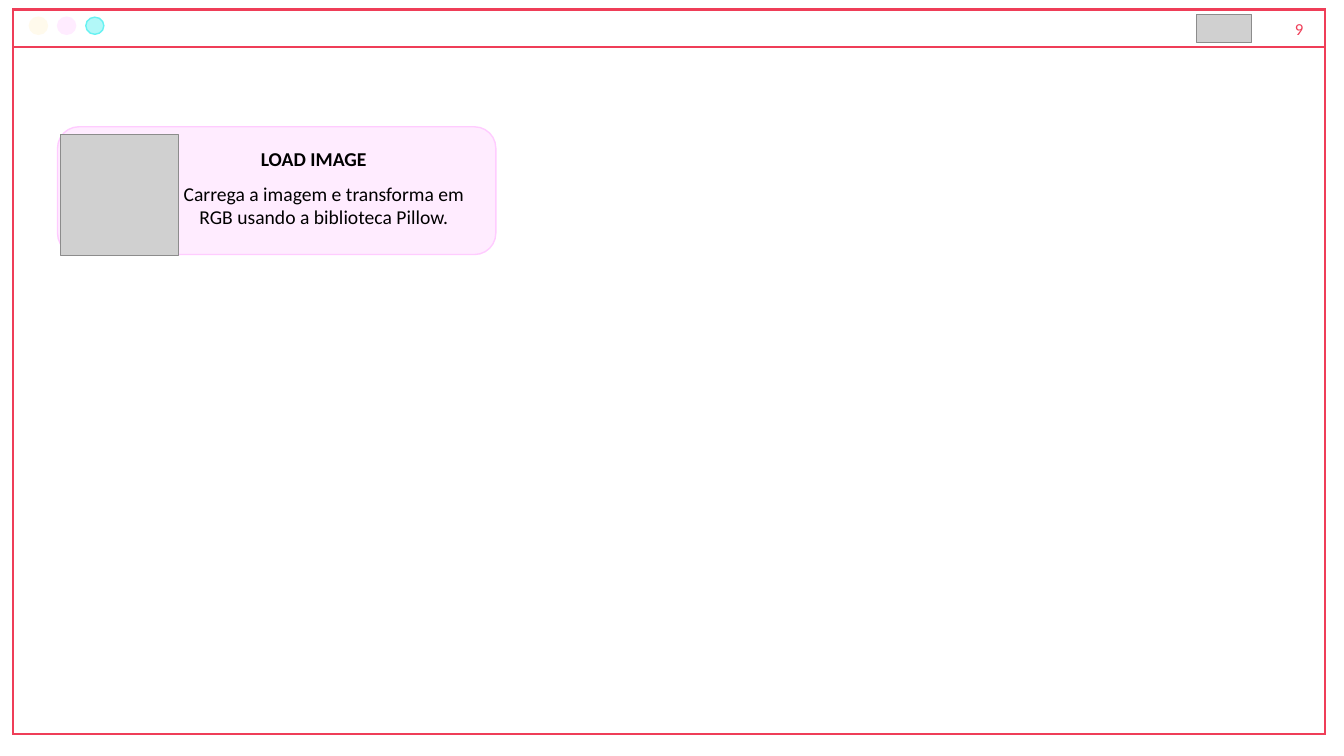
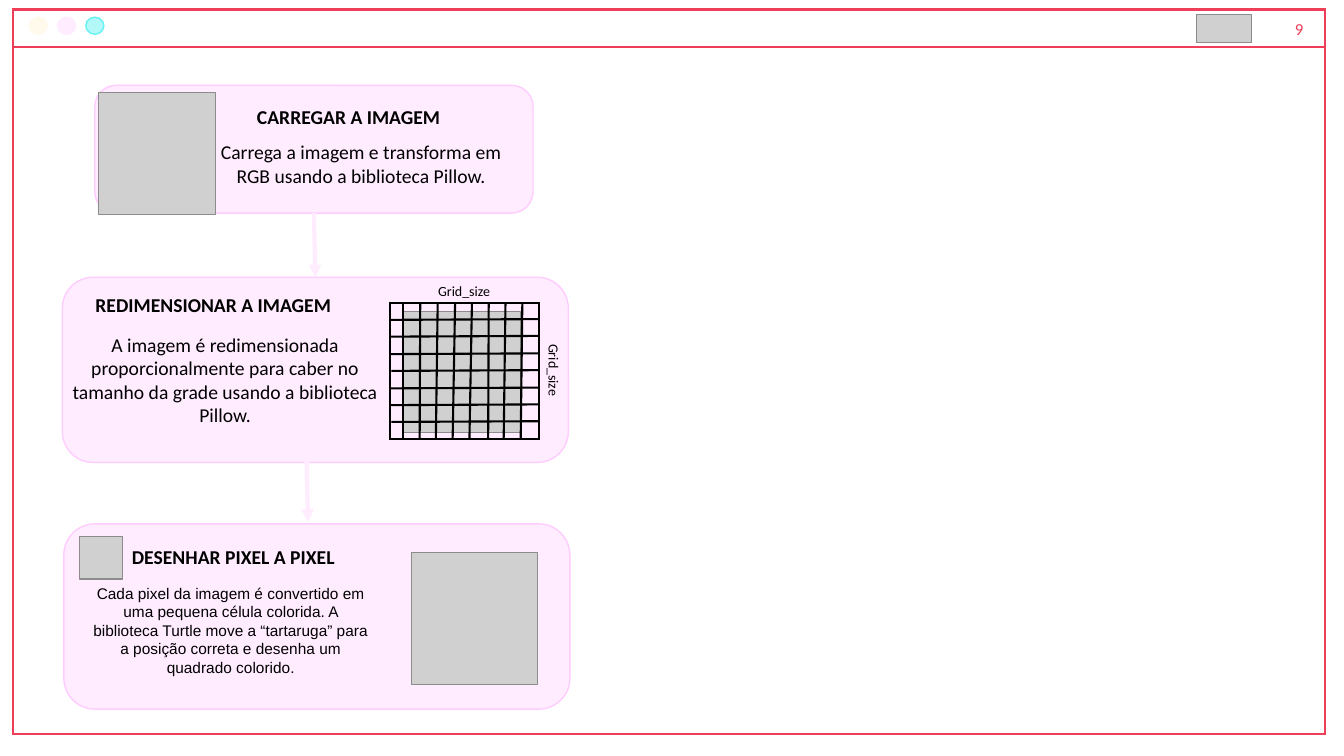
Before and after one commit to julhamarcolan/python_pixel_art, a slide deck: slide 9 of palestra.pptx. Drawn at 1344x756 pixels with LibreOffice and Linux fonts; fonts in the diff are those of the drawing; grey boxes stand for pictures. Boxes give left, top, right and bottom in pixels: in the first picture for what was removed or moved away, otherwise in the second. Text is boxed around its words. In the diff, an @@ line names an element or a change of style, - is before the commit and + after.

```diff
--- a/palestra.pptx
+++ b/palestra.pptx
@@ 1 picture, 1 text, 1 rounded rectangle: place and size @@
-1 picture, 1 text, 1 rounded rectangle at <box>57,127,496,256</box>
+1 picture, 1 text, 1 rounded rectangle at <box>95,86,533,215</box>
@@ text at <box>257,111,440,124</box>: text changed @@
-LOAD IMAGE
+CARREGAR A IMAGEM
@@ arrow added from (314, 213) to (316, 277), #FFECFF 3 pt @@
@@ text added at <box>73,338,377,422</box>, 14 pt, text #000000 @@
+A imagem é redimensionada proporcionalmente para caber no tamanho da grade usando a biblioteca Pillow.
@@ group added at <box>63,277,569,463</box>: 15 lines, 3 texts, 1 rounded rectangle, 1 picture, 1 rectangle @@
+REDIMENSIONAR A IMAGEM
+Grid_size
+Grid_size
@@ arrow added from (307, 458) to (309, 522), #FFECFF 3 pt @@
@@ group added at <box>64,524,570,710</box>: 2 texts, 2 pictures, 1 rounded rectangle @@
+DESENHAR PIXEL A PIXEL
+Cada pixel da imagem é convertido em uma pequena célula colorida. A biblioteca Turtle move a “tartaruga” para a posição correta e desenha um quadrado colorido.
```
Also in this commit, not shown: 1 other slide changed, 1 slide added.
